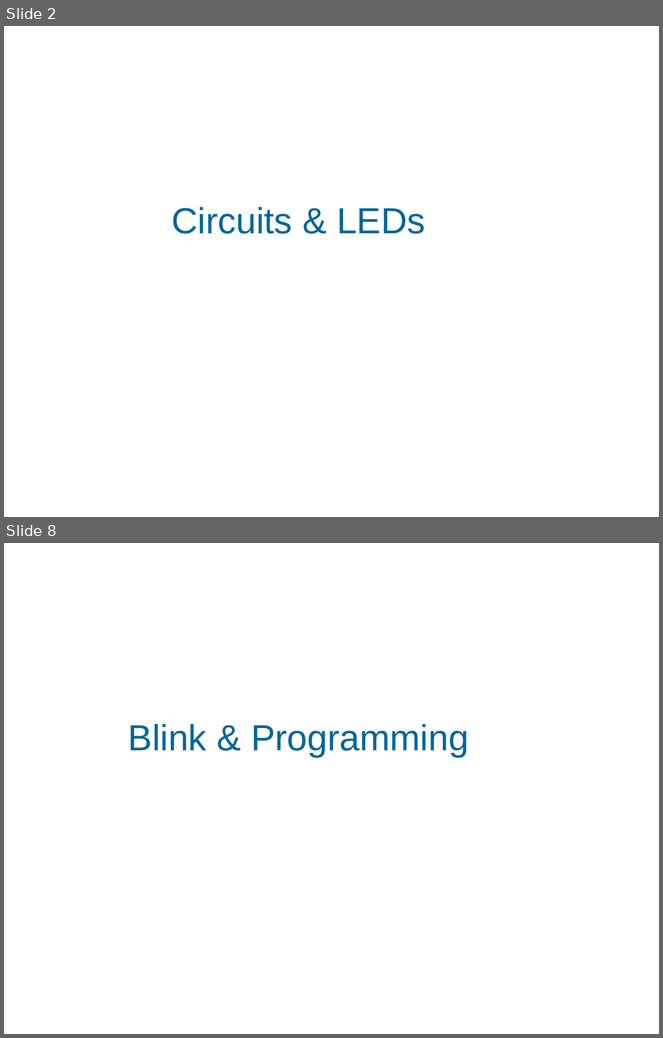
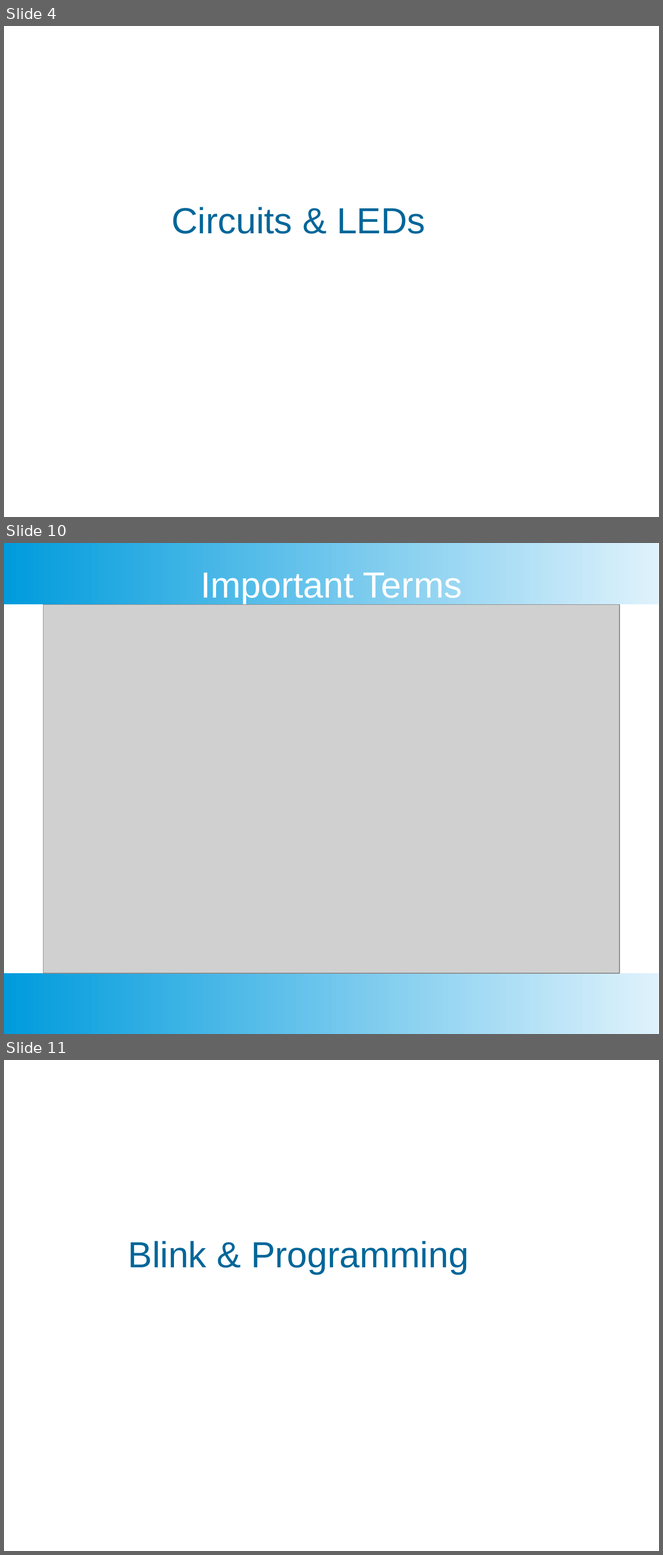
Before and after one commit to Casual-Endvrs/Arduino-101-Manual, a slide deck: 1 - LED/1-class_presentation.odp. Shown one above the other, each under a label of ours: slides 2 and 8 before the commit, slides 4, 10 and 11 after it; the slides between them are not shown. The pictures are 663x1038 and 663x1555 pixels, drawn with LibreOffice and Linux fonts; fonts in the diff are those of the drawing; grey boxes stand for pictures; background and template pictures are left out. Boxes give left, top, right and bottom in pixels: in the first picture for what was removed or moved away, otherwise in the second. Text is boxed around its words. In the diff, an @@ line names an element or a change of style, - is before the commit and + after.

```diff
--- a/1 - LED/1-class_presentation.odp
+++ b/1 - LED/1-class_presentation.odp
@@ slide 10 added at <box>4,543,659,1034</box>, background #FFFFFF @@
@@ rectangle added at <box>4,543,659,604</box>, fill gradient #DFF2FC to #009BDD @@
@@ title added at <box>201,573,462,604</box>, 44 pt, text #FFFFFF @@
+Important Terms
@@ picture added at <box>43,605,620,974</box> @@
@@ rectangle added at <box>4,974,659,1034</box>, fill gradient #DFF2FC to #009BDD @@
@@ what was slide 2 is now slide 4 @@
@@ what was slide 8 is now slide 11 @@
```
Also in this commit, not shown: 6 slides changed, 39 other slides added, 2 slides removed, 7 other files.
